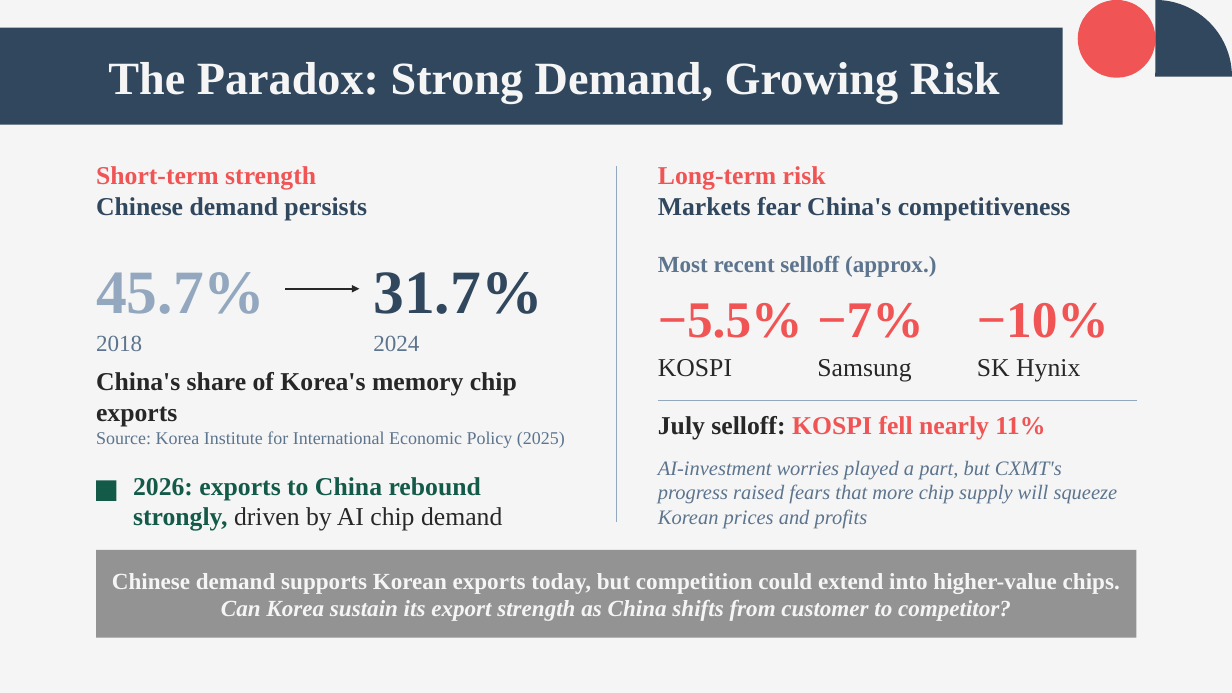
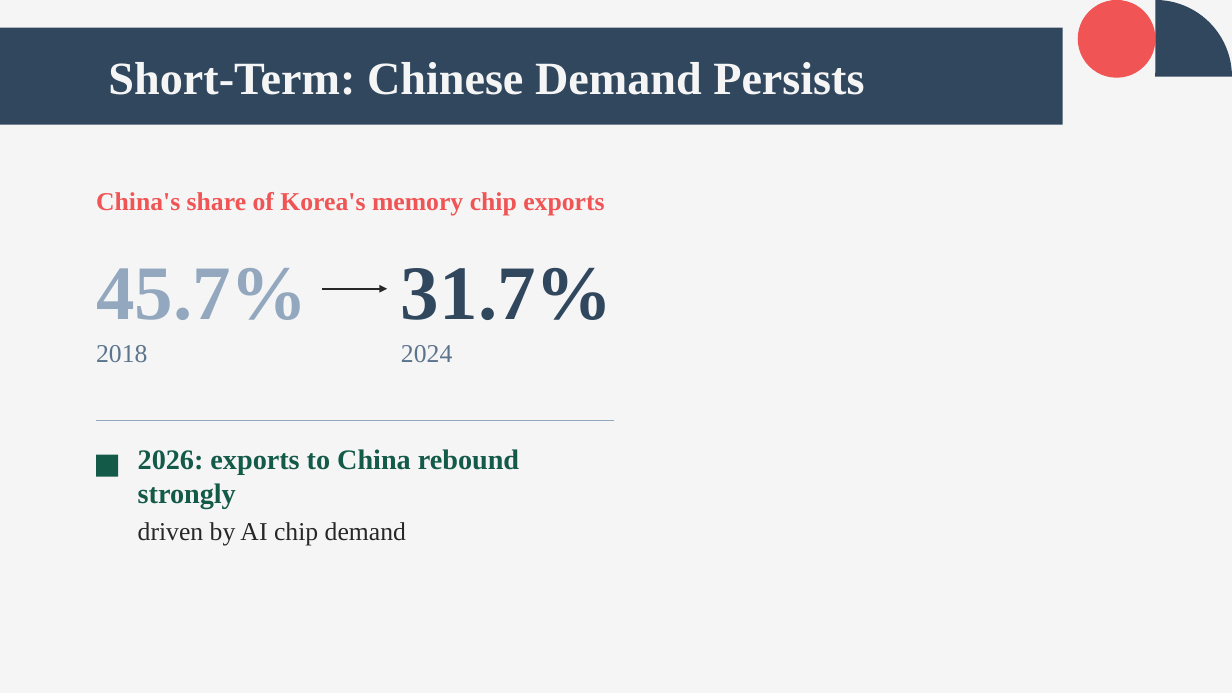
Before and after one commit to andyandrewc21-cyber/owner-repo, a slide deck: slide 6 of korea-china-trade.pptx. Drawn at 1232x693 pixels with LibreOffice and Linux fonts; fonts in the diff are those of the drawing. Boxes give left, top, right and bottom in pixels: in the first picture for what was removed or moved away, otherwise in the second. Text is boxed around its words. In the diff, an @@ line names an element or a change of style, - is before the commit and + after.

```diff
--- a/korea-china-trade.pptx
+++ b/korea-china-trade.pptx
@@ title at (108, 62, 864, 95): text changed @@
-The Paradox: Strong Demand, Growing Risk
+Short-Term: Chinese Demand Persists
@@ text removed at (96, 166, 367, 221) @@
-Short-term strength
-Chinese demand persists
@@ line removed from (616, 166) to (616, 522) @@
@@ text removed at (658, 166, 1071, 221) @@
-Long-term risk
-Markets fear China's competitiveness
@@ text "China's share of Korea's memory ...": place and size @@
-text "China's share of Korea's memory ..." at (96, 372, 517, 427)
+text "China's share of Korea's memory ..." at (96, 192, 604, 216)
@@ text "China's share of Korea's memory ..." at (96, 192, 604, 216): text colour #272727 to #F05454 @@
@@ text "45.7%" at (96, 268, 308, 320): size 48 to 60 pt @@
@@ text "31.7%" at (401, 267, 613, 320): size 48 to 60 pt @@
@@ text "31.7%": place and size @@
-text "31.7%" at (373, 272, 542, 314)
+text "31.7%" at (401, 267, 613, 320)
@@ text removed at (658, 256, 936, 277) @@
-Most recent selloff (approx.)
@@ arrow moved from (286, 288) - (360, 288) to (323, 288) - (387, 288) @@
@@ text removed at (658, 303, 803, 338) @@
-−5.5%
@@ text removed at (817, 303, 923, 338) @@
-−7%
@@ text removed at (977, 303, 1109, 338) @@
-−10%
@@ text "2018": place and size @@
-text "2018" at (96, 335, 142, 351)
+text "2018" at (96, 345, 147, 362)
@@ text "2018" at (96, 345, 147, 362): size 18 to 20 pt @@
@@ text "2024" at (401, 345, 452, 362): size 18 to 20 pt @@
@@ text "2024": place and size @@
-text "2024" at (373, 335, 419, 351)
+text "2024" at (401, 345, 452, 362)
@@ text removed at (658, 359, 732, 377) @@
-KOSPI
@@ text removed at (817, 359, 911, 382) @@
-Samsung
@@ text removed at (977, 359, 1080, 382) @@
-SK Hynix
@@ text removed at (658, 416, 1045, 439) @@
-July selloff: KOSPI fell nearly 11%
@@ line moved from (658, 400) - (1137, 400) to (96, 421) - (614, 421) @@
@@ text removed at (96, 431, 565, 448) @@
-Source: Korea Institute for International Economic Policy (2025)
@@ text at (138, 449, 519, 545): text changed; size 20 to 22 pt @@
-2026: exports to China rebound strongly, driven by AI chip demand
+2026: exports to China rebound strongly
+driven by AI chip demand
@@ rectangle: place and size @@
-rectangle at (96, 481, 116, 501)
+rectangle at (96, 455, 118, 477)
@@ text removed at (658, 461, 1118, 529) @@
-AI-investment worries played a part, but CXMT's progress raised fears that more chip supply will squeeze Korean prices and profits
@@ rectangle removed at (96, 550, 1137, 638) @@
-Chinese demand supports Korean exports today, but competition could extend into higher-value chips. Can Korea sustain its export strength as China shifts from customer to competitor?
```
Also in this commit, not shown: 1 slide added.
